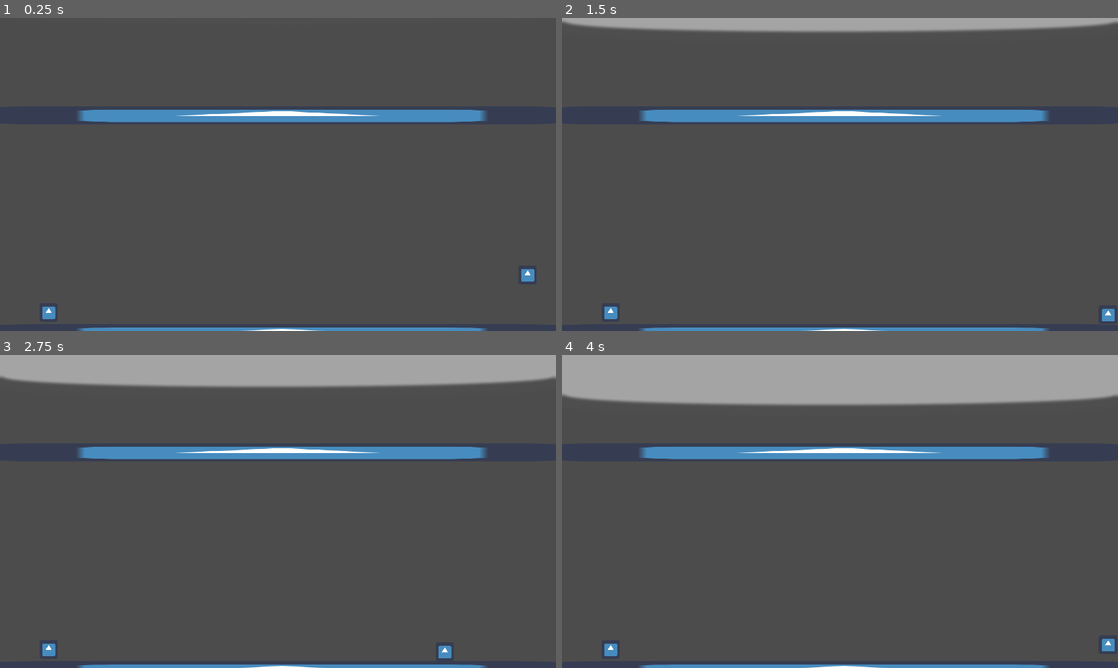
Above: before the commit, frames 1-4 (two rows, left to right).
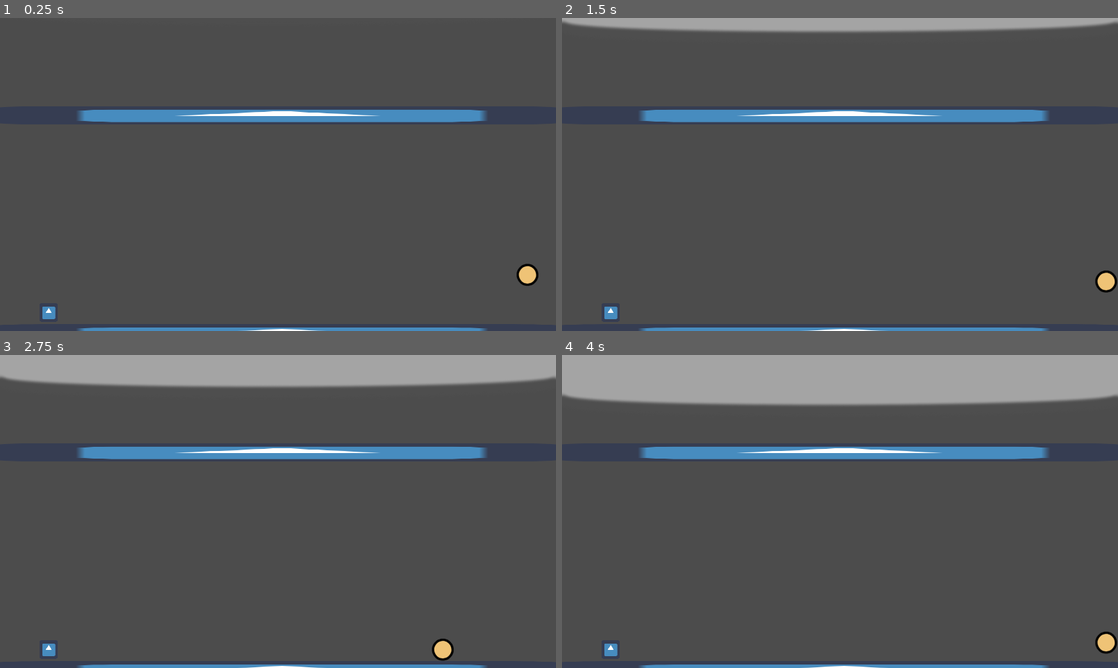
Above: after the commit, the same moments.

Repository: moisesjbc/a-la-cama
Game: Godot game, scene res://gameplay/main/main.tscn
The game is run twice, just before and just after one commit, with the same random seed, the same clock (stepped at 60 frames per second) and the same inputs. The engine's default icon, where the game draws it, is replaced by a stand-in: a white triangle on a blue panel in a dark square.
Inputs:
- Up to frame 1 (0.25 s): no input
- Up to frame 2 (1.5 s): tap Enter at 0.5 s; hold D (ui_right) from 0.53 s (still down); tap Space at 0.77 s
- Up to frame 3 (2.75 s): tap Space at 1.52 s; release D (ui_right) at 2.03 s; hold A (ui_left) from 2.03 s (still down)
- Up to frame 4 (4 s): release A (ui_left) at 2.78 s; hold D (ui_right) from 2.78 s (still down); tap Space at 3.02, 3.77 s

The runs differ from the first frame. In frame 1, 0.2% of the frame differs, in the area x 92-97%, y 78-86%; in frame 2, 0.3%, in the area x 95-100%, y 80-97%; in frame 3, 0.2%; in frame 4, 0.2%.

Commit message:
Add player sprite

Diff:
--- a/godot-project/gameplay/player/player.tscn
+++ b/godot-project/gameplay/player/player.tscn
@@ -1,12 +1,13 @@
 [gd_scene load_steps=4 format=2]
 
-[ext_resource path="res://icon.png" type="Texture" id=1]
+[ext_resource path="res://gameplay/player/player.png" type="Texture" id=1]
 [ext_resource path="res://gameplay/player/player.gd" type="Script" id=2]
 
-[sub_resource type="RectangleShape2D" id=1]
-extents = Vector2( 32, 32 )
+[sub_resource type="CircleShape2D" id=1]
+radius = 49.0
 
 [node name="player" type="KinematicBody2D"]
+scale = Vector2( 0.8, 0.8 )
 collision_mask = 2
 script = ExtResource( 2 )
 
@@ -14,4 +15,5 @@
 texture = ExtResource( 1 )
 
 [node name="collision_shape" type="CollisionShape2D" parent="."]
+position = Vector2( -1, 0 )
 shape = SubResource( 1 )
Binary file added: godot-project/gameplay/player/player.png
Not shown, added: godot-project/gameplay/player/player.png.import
Not shown, added: design/player.xcf
